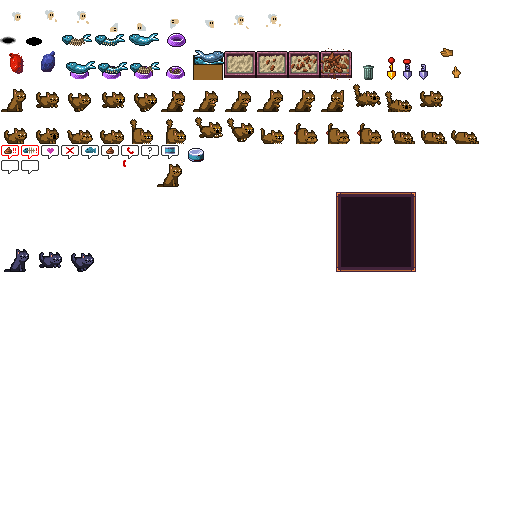
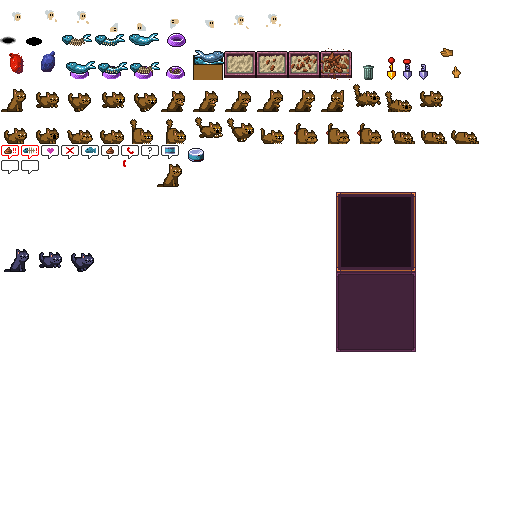
Two versions of the same layered image (512 × 512). Layer-by-layer changes:
painted on "tiles" over [336, 272, 416, 352]
